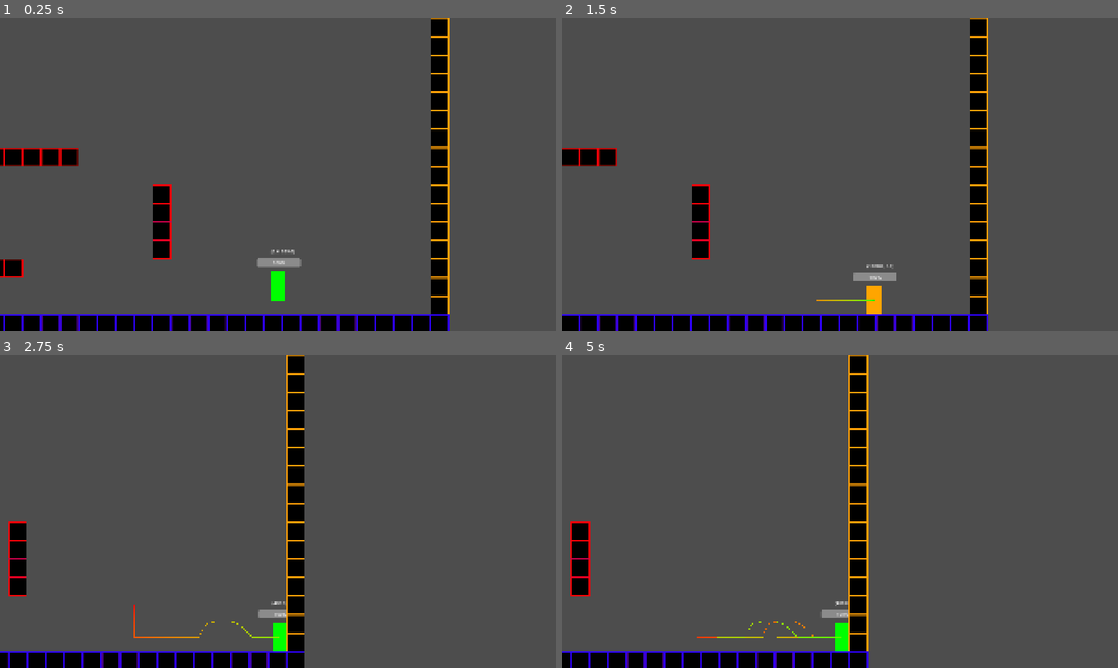
Above: before the commit, frames 1-4 (two rows, left to right).
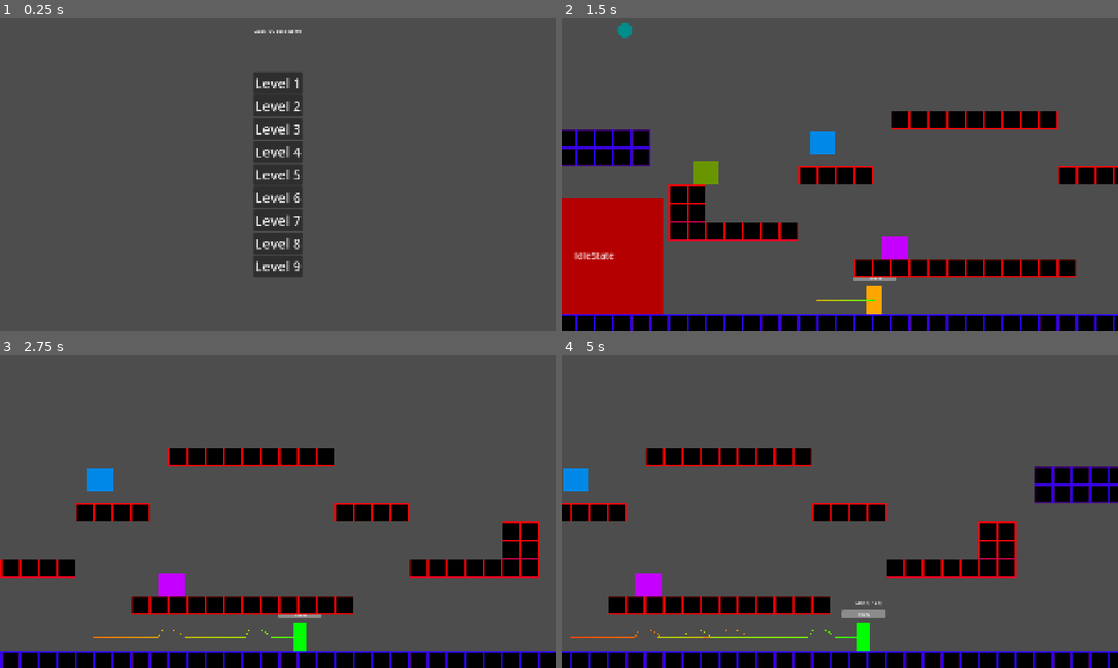
Above: after the commit, the same moments.

Repository: cmoll24/2025_IGC_Vela_Spark
Game: Godot game, scene res://src/main/main.tscn
The game is run twice, just before and just after one commit, with the same random seed, the same clock (stepped at 60 frames per second) and the same inputs.
Inputs (mouse positions are in pixels of both pictures, inside the frame that each line leads up to):
- Up to frame 1 (0.25 s): no input
- Up to frame 2 (1.5 s): click (840, 105) at 0.5 s, where only the run after the commit has a clickable "Level 2"; hold Right (move_right) from 1.28 s (still down); hold C (dash) from 1.28 s (still down)
- Up to frame 3 (2.75 s): keep holding Right (move_right); tap Z (jump) at 1.52, 2.27 s; release C (dash) at 2.03 s; tap C (dash) at 2.1 s
- Up to frame 4 (5 s): release Right (move_right) at 2.78 s; hold Left (move_left) 2.78-3.53 s; hold C (dash) 2.78-3.53 s; hold Right (move_right) from 3.53 s (still down); tap C (dash) at 3.6 s; tap Z (jump) at 3.77, 4.52 s; hold C (dash) from 4.28 s (still down)

The runs differ from the first frame. In frame 1, 14% of the frame differs, in the area x 0-81%, y 0-100%; in frame 2, 22%, in the area x 0-100%, y 0-100%; in frame 3, 16%; in frame 4, 17%.

Commit message:
Added level selection

Diff:
--- a/2025-igc-boss/src/levels/level_1V3.tscn
+++ b/2025-igc-boss/src/levels/level_1V3.tscn
@@ -50,7 +50,7 @@
 stretch_mode = 1
 
 [node name="Boss" parent="." instance=ExtResource("8_f4emq")]
-position = Vector2(-94, 762)
+position = Vector2(-76, 243)
 
 [node name="Enemies" type="Node2D" parent="."]
 position = Vector2(388, 659)
--- a/2025-igc-boss/src/main/main.gd
+++ b/2025-igc-boss/src/main/main.gd
@@ -1 +1,11 @@
 extends Control
+
+@onready var level_container = $VBoxContainer
+@onready var level_selector = preload("res://src/ui/levelSelector.tscn")
+
+func _ready() -> void:
+	var number_of_levels = 9
+	for i in range(1,number_of_levels+1):
+		var level_button = level_selector.instantiate()
+		level_button.set_level_number(i)
+		level_container.add_child(level_button)
--- a/2025-igc-boss/src/main/main.tscn
+++ b/2025-igc-boss/src/main/main.tscn
@@ -1,6 +1,5 @@
-[gd_scene load_steps=3 format=3 uid="uid://dm8lcv7yglbdf"]
+[gd_scene load_steps=2 format=3 uid="uid://dm8lcv7yglbdf"]
 
-[ext_resource type="PackedScene" uid="uid://k2nblcpnt072" path="res://src/levels/level_1V1.tscn" id="1_3eh75"]
 [ext_resource type="Script" uid="uid://cjct8pgjoy4u3" path="res://src/main/main.gd" id="1_3s6yk"]
 
 [node name="Main" type="Control"]
@@ -24,4 +23,12 @@
 grow_horizontal = 2
 text = "2025 IGC Boss Game"
 
-[node name="Level1" parent="." instance=ExtResource("1_3eh75")]
+[node name="VBoxContainer" type="VBoxContainer" parent="."]
+layout_mode = 1
+anchors_preset = 8
+anchor_left = 0.5
+anchor_top = 0.5
+anchor_right = 0.5
+anchor_bottom = 0.5
+grow_horizontal = 2
+grow_vertical = 2
--- /dev/null
+++ b/2025-igc-boss/src/ui/levelSelector.gd
@@ -0,0 +1,13 @@
+extends Button
+class_name LevelSelector
+
+var level_number = 1
+
+var file_path = "res://src/levels/level_1V{level_num}.tscn"
+
+func set_level_number(new_level_number):
+	level_number = new_level_number
+	text = "Level " + str(level_number)
+
+func _on_pressed() -> void:
+	get_tree().change_scene_to_file(file_path.format({"level_num":level_number}))
--- /dev/null
+++ b/2025-igc-boss/src/ui/levelSelector.tscn
@@ -0,0 +1,13 @@
+[gd_scene load_steps=3 format=3 uid="uid://dhxfgths2aa33"]
+
+[ext_resource type="Script" uid="uid://cg75tcxvxx1ns" path="res://src/ui/levelSelector.gd" id="1_rbfvw"]
+
+[sub_resource type="Theme" id="Theme_rbfvw"]
+
+[node name="LevelSelector" type="Button"]
+theme = SubResource("Theme_rbfvw")
+theme_override_font_sizes/font_size = 48
+text = "Level Selector"
+script = ExtResource("1_rbfvw")
+
+[connection signal="pressed" from="." to="." method="_on_pressed"]
Not shown, added: 2025-igc-boss/src/ui/levelSelector.gd.uid
